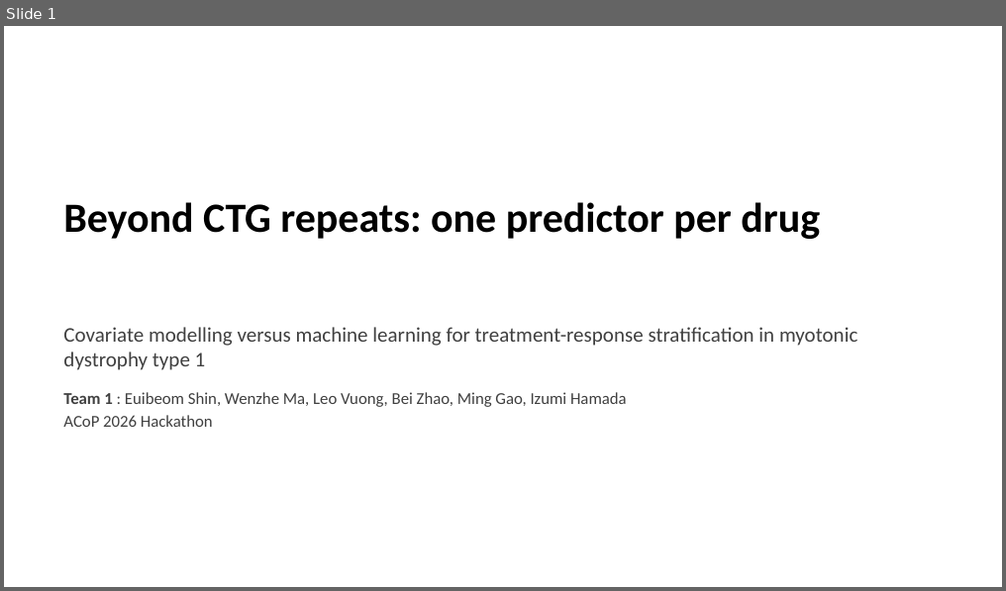
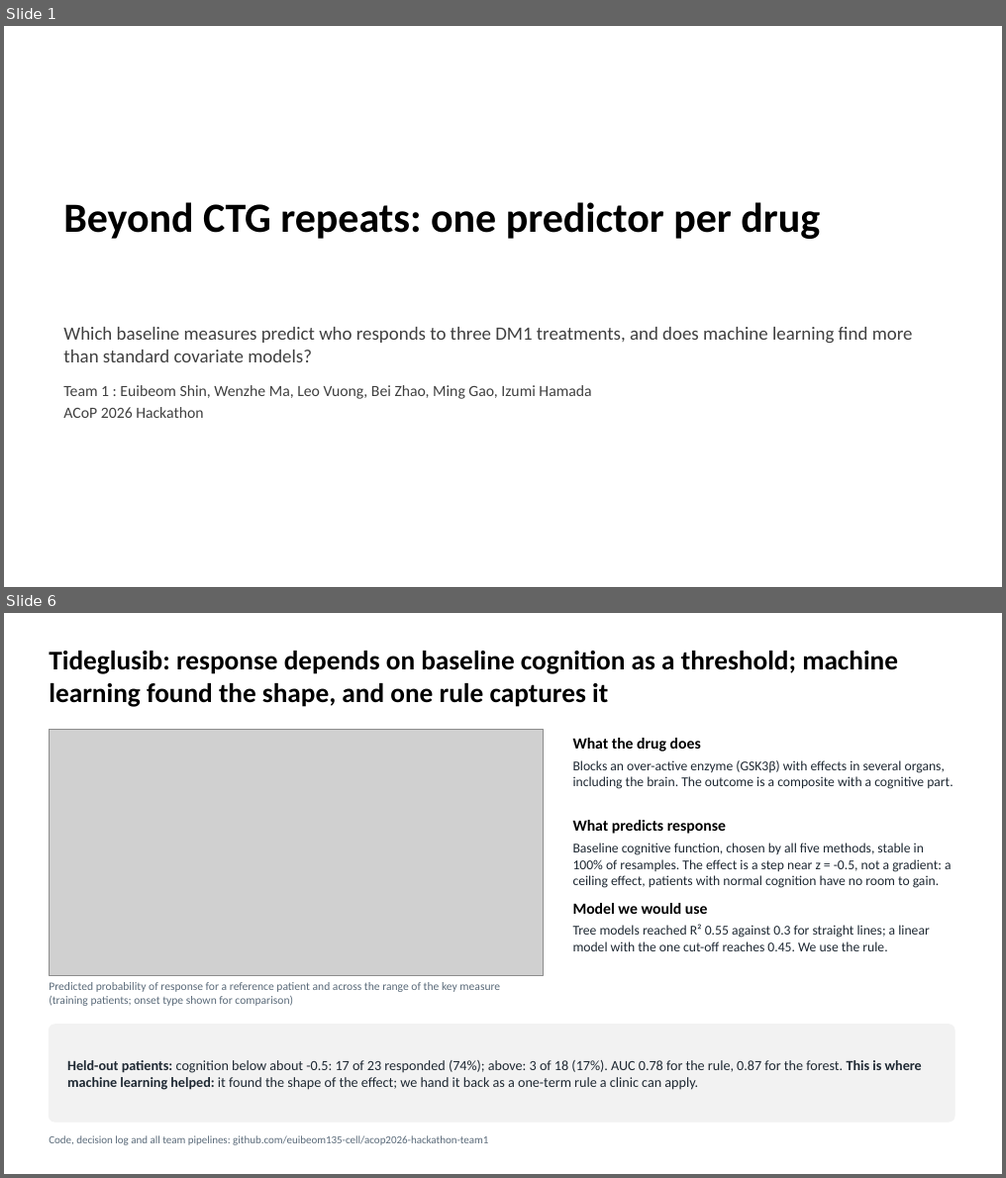
Before and after one commit to euibeom135-cell/acop2026-hackathon-team1, a slide deck: slides/Team1_DM1_slides.pptx. Shown one above the other, each under a label of ours: slide 1 before the commit, slides 1 and 6 after it; the slides between them are not shown. The pictures are 1006x591 and 1006x1178 pixels, drawn with LibreOffice and Linux fonts; fonts in the diff are those of the drawing; grey boxes stand for pictures. Boxes give left, top, right and bottom in pixels: in the first picture for what was removed or moved away, otherwise in the second. Text is boxed around its words. In the diff, an @@ line names an element or a change of style, - is before the commit and + after.

```diff
--- a/slides/Team1_DM1_slides.pptx
+++ b/slides/Team1_DM1_slides.pptx
@@ slide 6 added at (4,613,1002,1174), background #FFFFFF @@
@@ title added at (49,651,898,707), 26 pt, text #000000, bold @@
+Tideglusib: response depends on baseline cognition as a threshold; machine learning found the shape, and one rule captures it
@@ picture added at (49,729,543,976) @@
@@ text added at (573,738,701,752), 15 pt, text #000000, bold @@
+What the drug does
@@ text added at (573,761,952,789), 13 pt, text #1F2933 @@
+Blocks an over-active enzyme (GSK3β) with effects in several organs, including the brain. The outcome is a composite with a cognitive part.
@@ text added at (573,820,726,834), 15 pt, text #000000, bold @@
+What predicts response
@@ text added at (573,843,951,888), 13 pt, text #1F2933 @@
+Baseline cognitive function, chosen by all five methods, stable in 100% of resamples. The effect is a step near z = -0.5, not a gradient: a ceiling effect, patients with normal cognition have no room to gain.
@@ text added at (573,903,708,914), 15 pt, text #000000, bold @@
+Model we would use
@@ text added at (573,924,929,952), 13 pt, text #1F2933 @@
+Tree models reached R² 0.55 against 0.3 for straight lines; a linear model with the one cut-off reaches 0.45. We use the rule.
@@ text added at (49,982,500,1006), 11 pt, text #5B6B7A @@
+Predicted probability of response for a reference patient and across the range of the key measure (training patients; onset type shown for comparison)
@@ rounded rectangle added at (49,1025,954,1122), fill #F2F2F2, outline #F2F2F2 1 pt @@
@@ text added at (67,1060,922,1090), 13.5 pt, text #1F2933 @@
+Held-out patients: cognition below about -0.5: 17 of 23 responded (74%); above: 3 of 18 (17%). AUC 0.78 for the rule, 0.87 for the forest. This is where machine learning helped: it found the shape of the effect; we hand it back as a one-term rule a clinic can apply.
@@ text added at (49,1136,488,1146), 10.5 pt, text #5B6B7A @@
+Code, decision log and all team pipelines: github.com/euibeom135-cell/acop2026-hackathon-team1
@@ slide 1 changed as well @@
@@ text at (63,327,913,363): text changed; size 20 to 18 pt @@
-Covariate modelling versus machine learning for treatment-response stratification in myotonic dystrophy type 1
+Which baseline measures predict who responds to three DM1 treatments, and does machine learning find more than standard covariate models?
@@ text at (63,385,591,418): size 16 to 15 pt in "Team 1 : Euibeom Shin, Wenzhe Ma, ...", "ACoP 2026 Hackathon"; bold off in "Team 1" @@
```
Also in this commit, not shown: 5 other slides changed, 6 other slides added, 4 slides removed, 3 other files.
